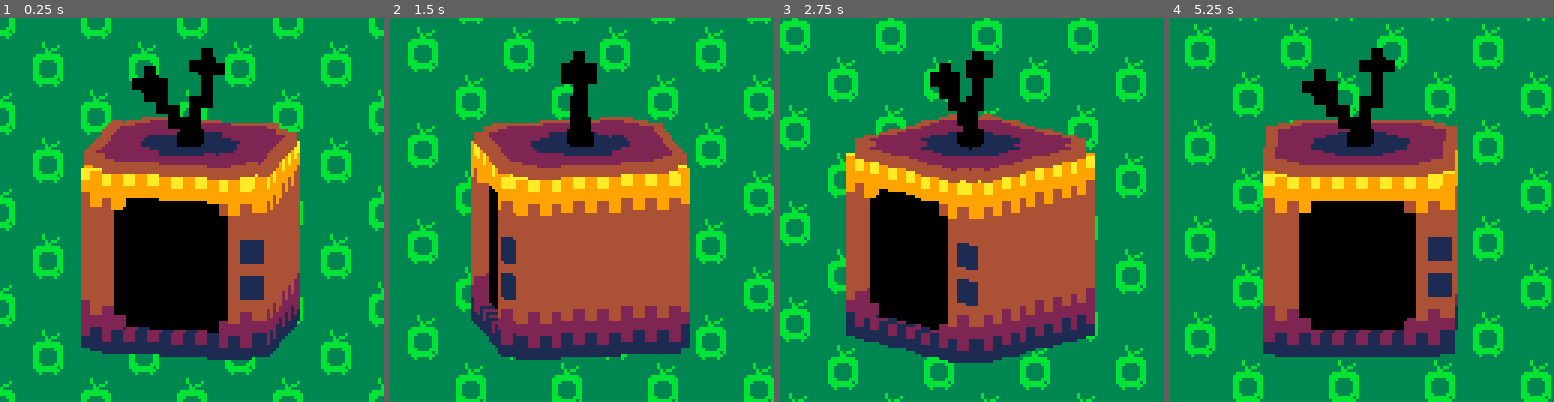
Above: before the commit, frames 1-4 (left to right).
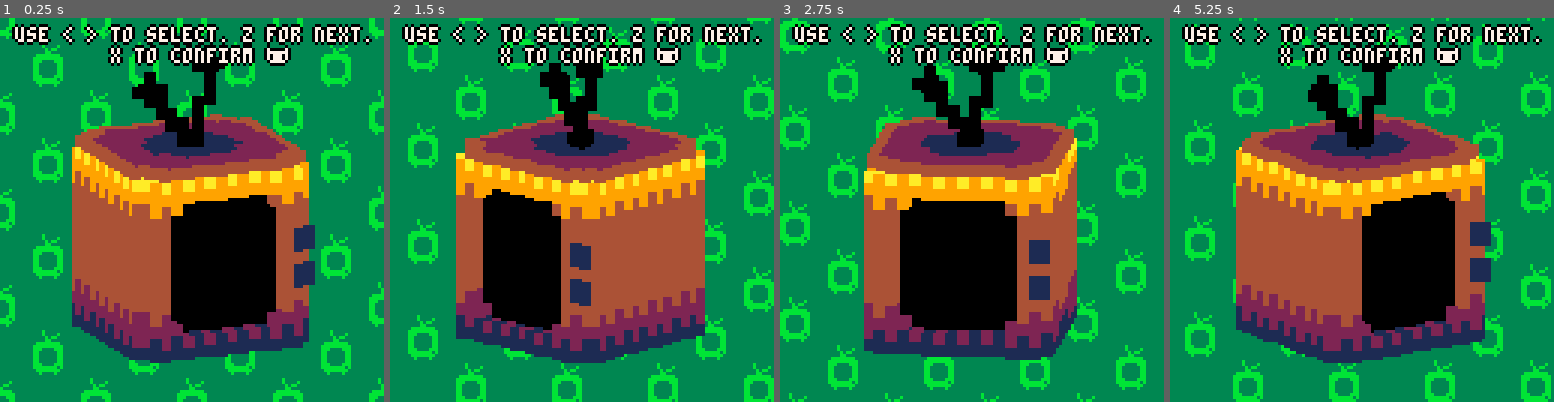
Above: after the commit, the same moments.

Repository: roycocup/pico8
Game: PICO-8 cartridge ttj.p8
The game is run twice, just before and just after one commit, with the same random seed, the same clock (stepped at 60 frames per second) and the same inputs.
Inputs:
- Up to frame 1 (0.25 s): no input
- Up to frame 2 (1.5 s): tap O (Z key) at 0.7 s
- Up to frame 3 (2.75 s): hold Right 1.6-2.1 s; tap O (Z key) at 1.7, 2.1, 2.5 s; hold Up 2.15-2.42 s; hold Right from 2.47 s (still down)
- Up to frame 4 (5.25 s): tap O (Z key) every 0.4 s from 2.9 to 4.9 s; release Right at 3.03 s; hold Left 3.08-3.58 s; hold Down 3.63-3.97 s; hold Right 4.02-4.68 s; hold Up 4.73-5.03 s; hold Left from 5.08 s (still down)

The runs differ from the first frame. In frame 1, 25% of the frame differs, in the area x 3-97%, y 1-90%; in frame 2, 24%; in frame 3, 27%; in frame 4, 28%.

Commit message:
things from laptop

Diff:
--- a/ttj.p8
+++ b/ttj.p8
@@ -2,7 +2,7 @@
 version 8
 __lua__
 -- tiny-tv jam base cart
--- roycocup --
+-- roycocup
 
 
 ---values to set only here:
@@ -11,20 +11,43 @@
 tv_player2btn_turnon =true
 
 ---values to change at runtime:
-tv_angle      =2
+tv_angle      =-0.1
 tv_anglespd   =0
 tv_xoffset    =0
 tv_yoffset    =0
 tv_fakevangle =0 --min:-1 max:1
 tv_debug      =false
-
+own_debug     =true
+
+
+screen = {x=0,y=0,x2=10,y2=11}
 frames = 0
+cross = {x=0, y=0} -- crosshairs
+
+function up_cross()
+  local interval = 1
+	local size = 4
+	cross.size = 4
+
+  if (btnp(0)) cross.x -= interval
+  if (btnp(1)) cross.x += interval
+  if (btnp(2)) cross.y -= interval
+  if (btnp(3)) cross.y += interval
+
+  local x2_limit = screen.x2-size
+  local y2_limit = screen.y2-size
+
+  if (cross.x > x2_limit) cross.x=x2_limit
+  if (cross.y > y2_limit) cross.y=y2_limit
+  if (cross.x < 0) cross.x=0
+  if (cross.y < 0) cross.y=0
+
+end
 
 function frame_cnt()
   frames +=1
-  if (frames >= 30) frames = 0
-end
-
+  if (frames >= 30 ) frames = 0
+end
 
 ---this is called on tv turn-on
 ---initialize your game here
@@ -34,14 +57,21 @@
 
 ---update your game here
 function _game_update()
-
+  frame_cnt()
+  up_cross()
 end
 
 
 ---draw your game here
 function _game_draw()
-end
-
+ -- rectfill(0,0,10,11,0)
+ --circ(5,5,5,8)
+ cls()
+ spr(1,cross.x,cross.y,4,4)
+ -- circ(cross.x,cross.y,2,5)
+ pset(1,1,8)
+ pset(9,9,8)
+end
 
 --called on tv turn-off (optional)
 function _game_shutdown()
@@ -50,14 +80,12 @@
 --called on cart start-up (works only then)
 --puts text on the screen (optional)
 function _set_screen_text()
-	-- tv_add_text("knock knock",64,5,1,7,0)
- --(text,x,y,alignment,color0,color1)
-
+ -- (text,x,y,alignment,color0,color1)
+ tv_add_text("use < > to select. z for next.", 64,5,1,7,0)
+ tv_add_text ("x to confirm 🐱",64,12,1,7,0)
 end
 
 ---put your own functions there
---- end of dev zone
-
 
 
 
@@ -314,10 +342,10 @@
 end
 
 __gfx__
-00000000000000000000000000000000000000000000000000000000000000000000000000000000000000000000000000000000000000000000000000000000
+00000000100100000000000000000000000000000000000000000000000000000000000000000000000000000000000000000000000000000000000000000000
 00000000000000000000000000000000000000000000000000000000000000000000000000000000000000000000000000000000000000000000000000000000
 00700700000000000000000000000000000000000000000000000000000000000000000000000000000000000000000000000000000000000000000000000000
-00077000000000000000000000000000000000000000000000000000000000000000000000000000000000000000000000000000000000000000000000000000
+00077000100100000000000000000000000000000000000000000000000000000000000000000000000000000000000000000000000000000000000000000000
 00077000000000000000000000000000000000000000000000000000000000000000000000000000000000000000000000000000000000000000000000000000
 00700700000000000000000000000000000000000000000000000000000000000000000000000000000000000000000000000000000000000000000000000000
 00000000000000000000000000000000000000000000000000000000000000000000000000000000000000000000000000000000000000000000000000000000
Renamed: TTJ.p8.txt -> TTJ.txt
Not shown, changed: the sound effects (__sfx__) section of ttj.p8
